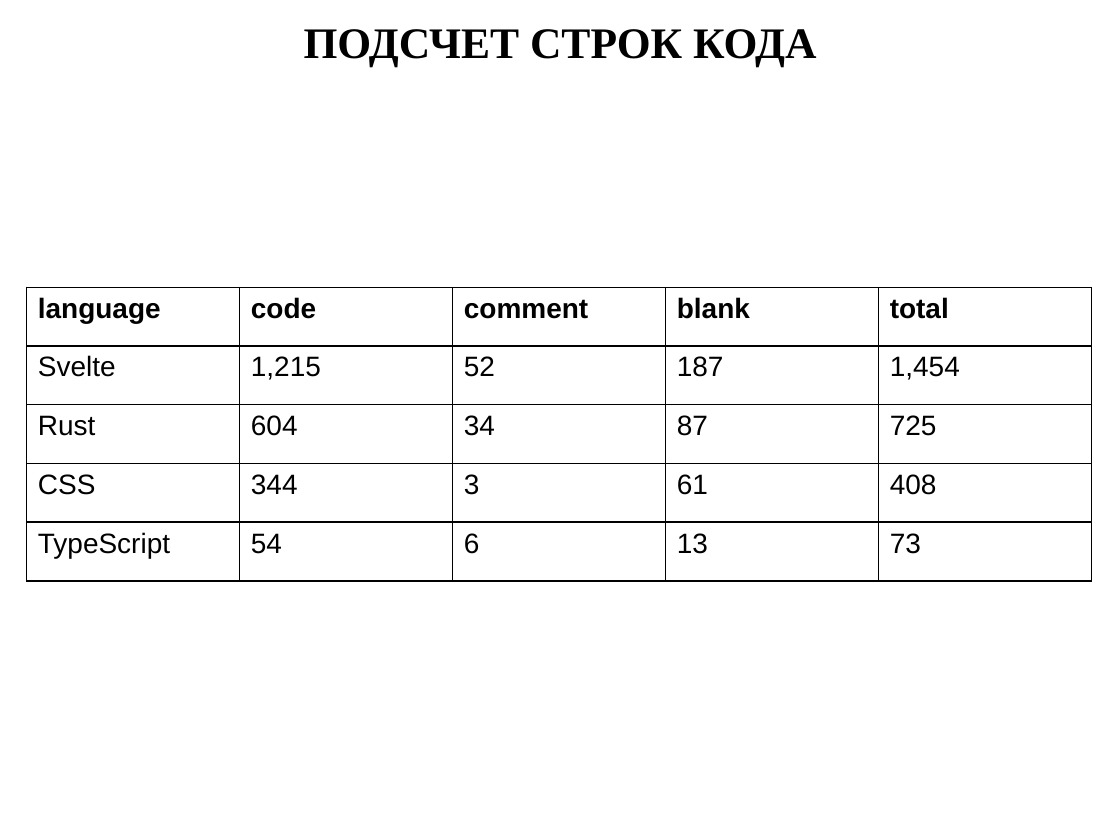
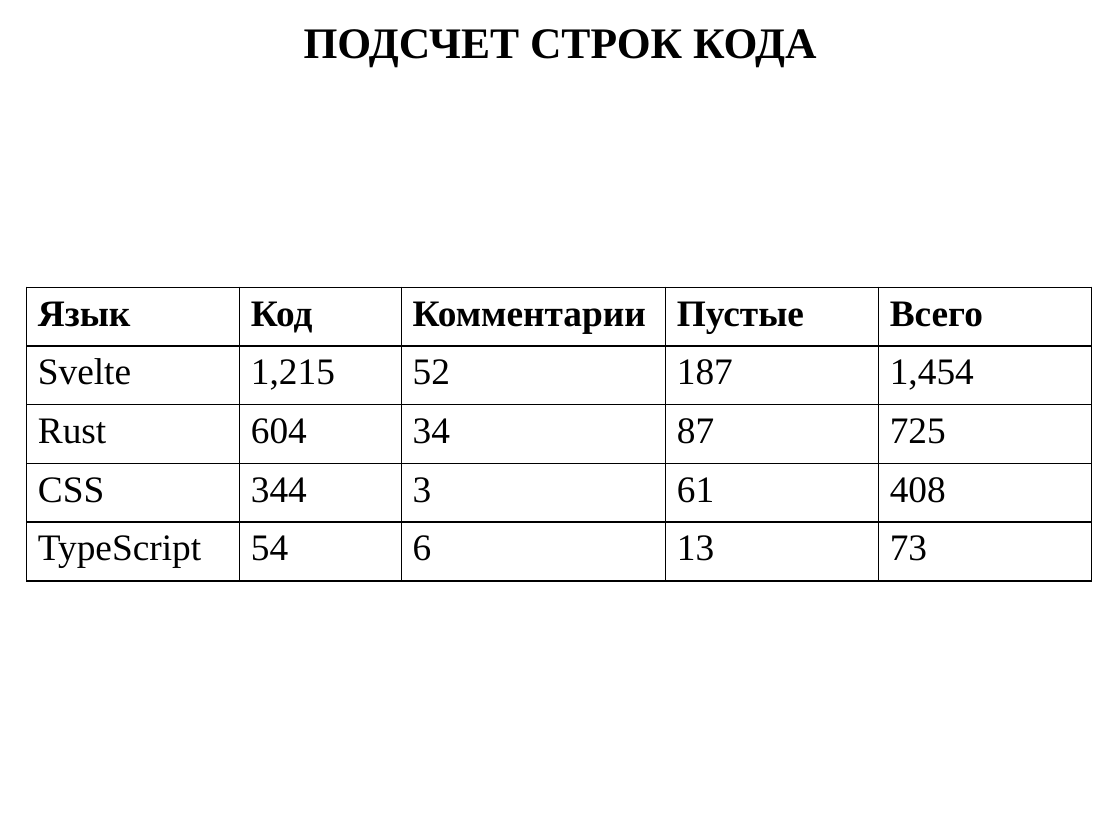
Before and after one commit to evgenkot/uav-route-calculation, a slide deck: slide 19 of doc/Raschupkin_EV_UAV_Route_Planning.pptx. Drawn at 1120x840 pixels with LibreOffice and Linux fonts; fonts in the diff are those of the drawing. Boxes give left, top, right and bottom in pixels: in the first picture for what was removed or moved away, otherwise in the second. Text is boxed around its words. In the diff, an @@ line names an element or a change of style, - is before the commit and + after.

```diff
--- a/doc/Raschupkin_EV_UAV_Route_Planning.pptx
+++ b/doc/Raschupkin_EV_UAV_Route_Planning.pptx
@@ table at [27,287,1091,582] @@
-row 1: language | code | comment | blank | total
+row 1: Язык | Код | Комментарии | Пустые | Всего
@@ size 18 to 24 pt, font Arial to Times New Roman in "Svelte", "1,215", "52", "187" and 16 more places @@
```
Also in this commit, not shown: 2 other slides changed, 3 other files.
